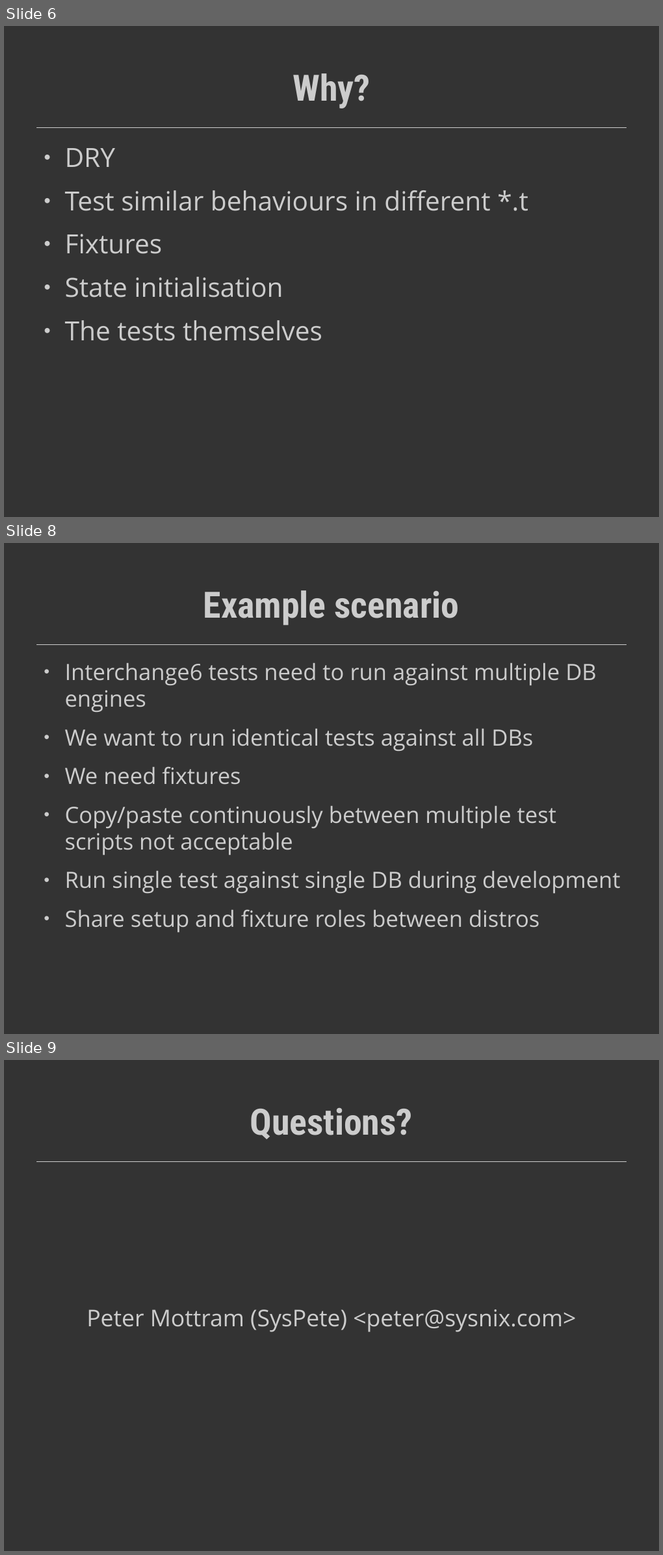
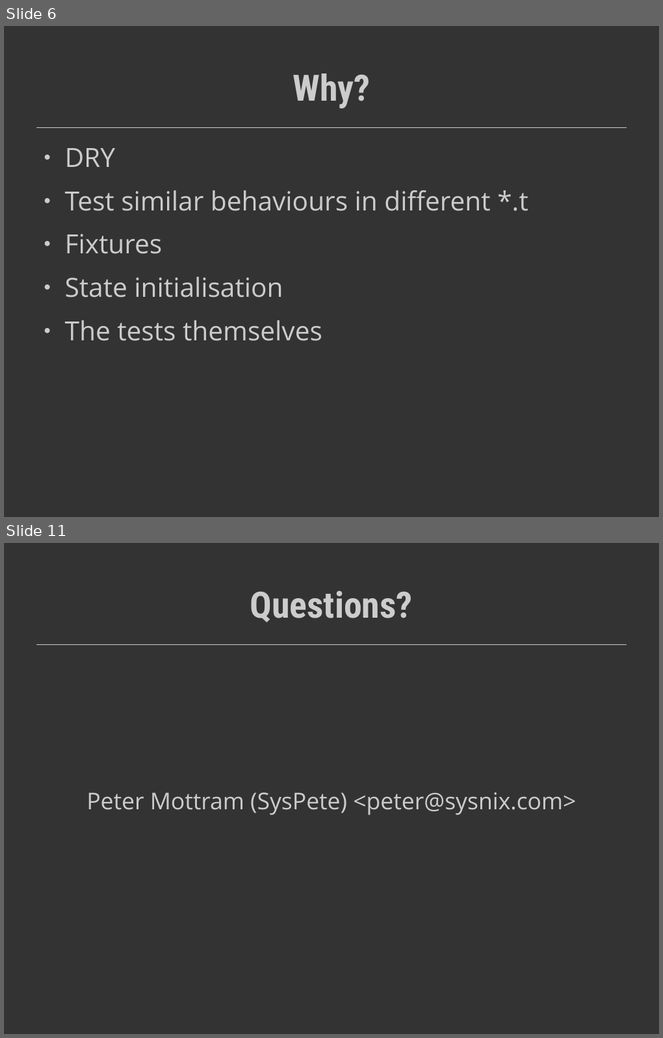
Before and after one commit to SysPete/perl-dancer-conference-2014, a slide deck: test_roo.odp. Shown one above the other, each under a label of ours: slides 6, 8 and 9 before the commit, slides 6 and 11 after it; the slides between them are not shown. The pictures are 663x1555 and 663x1038 pixels, drawn with LibreOffice and Linux fonts; fonts in the diff are those of the drawing. Boxes give left, top, right and bottom in pixels: in the first picture for what was removed or moved away, otherwise in the second. Text is boxed around its words. In the diff, an @@ line names an element or a change of style, - is before the commit and + after.

Commit message:
talk updates (especially test roo)

```diff
--- a/test_roo.odp
+++ b/test_roo.odp
@@ slide 8 removed at (4,543,659,1034), background #333333; not listed: 1 template element that a slide beside it also shows @@
@@ title removed at (204,590,460,626) @@
-Example scenario
@@ text removed at (65,663,620,933) @@
-● Interchange6 tests need to run against multiple DB engines
-● We want to run identical tests against all DBs
-● We need fixtures
-● Copy/paste continuously between multiple test scripts not acceptable
-● Run single test against single DB during development
-● Share setup and fixture roles between distros
@@ what was slide 9 is now slide 11 @@
```
Also in this commit, not shown: 1 slide changed, 3 slides added, 5 other files.
